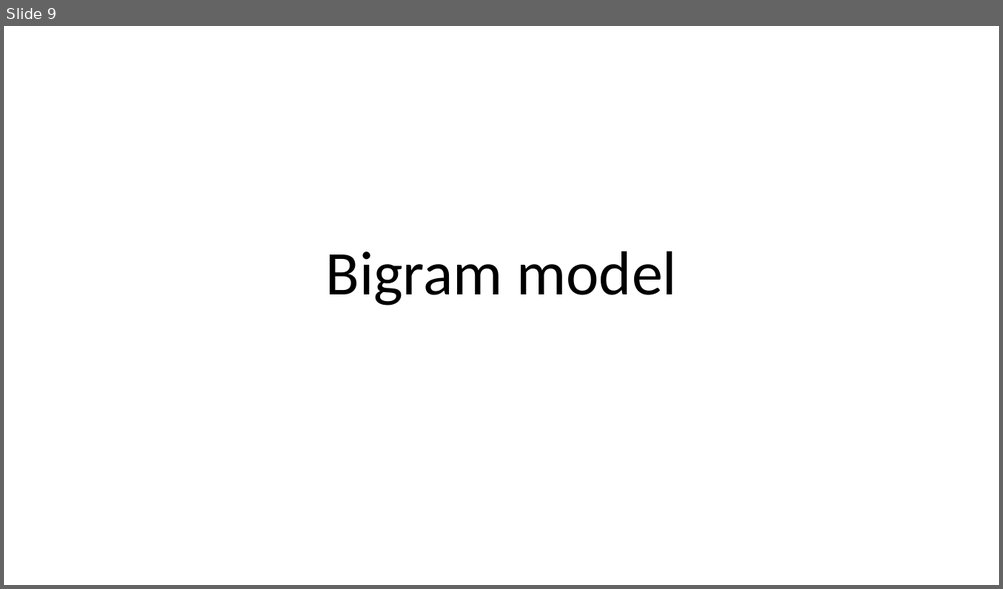
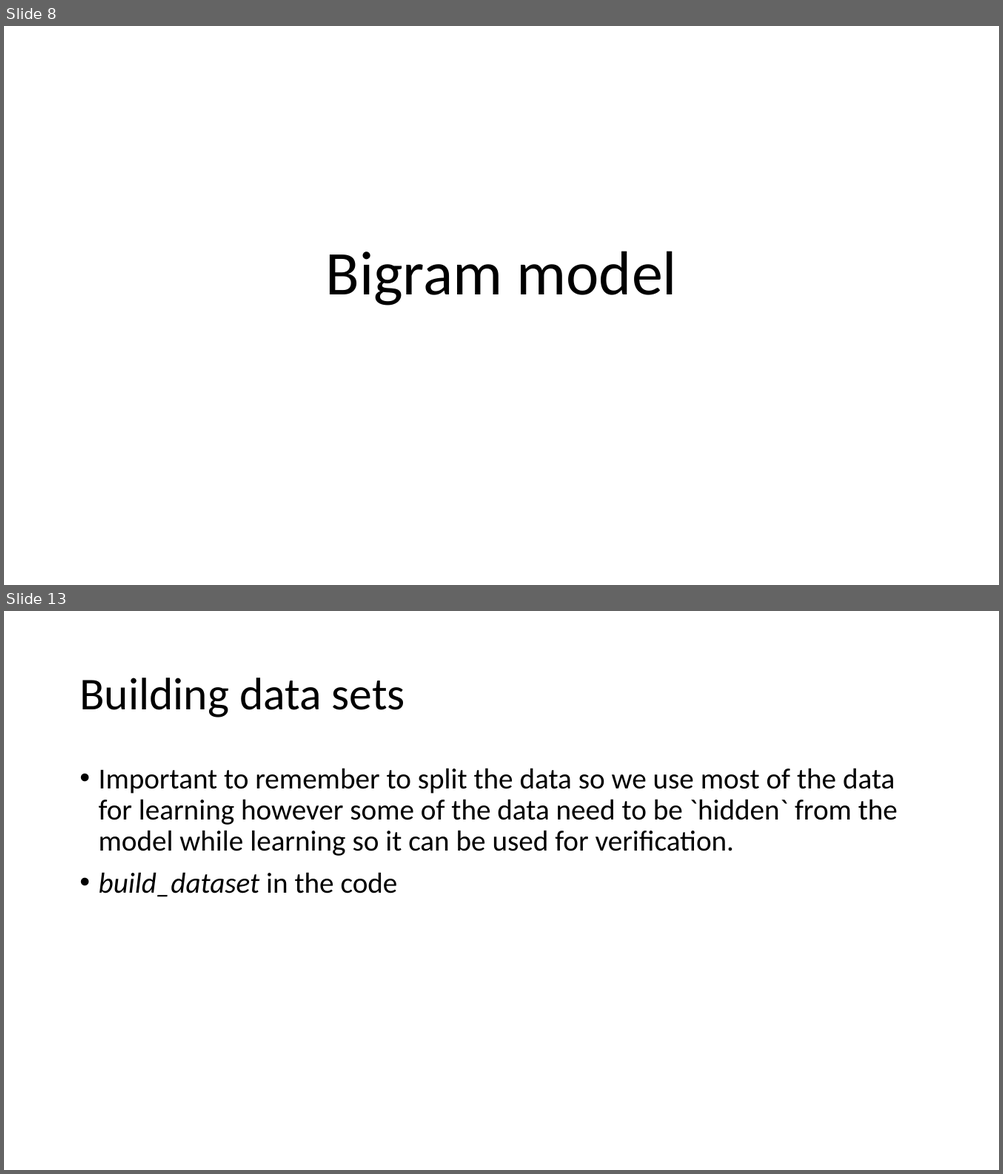
Before and after one commit to bodzio50318/genAiWorkshop, a slide deck: AiDem.pptm. Shown one above the other, each under a label of ours: slide 9 before the commit, slides 8 and 13 after it; the slides between them are not shown. The pictures are 1003x589 and 1003x1174 pixels, drawn with LibreOffice and Linux fonts; fonts in the diff are those of the drawing. Boxes give left, top, right and bottom in pixels: in the first picture for what was removed or moved away, otherwise in the second. Text is boxed around its words. In the diff, an @@ line names an element or a change of style, - is before the commit and + after.

```diff
--- a/AiDem.pptm
+++ b/AiDem.pptm
@@ slide 13 added at (4, 611, 999, 1170), background #FFFFFF @@
@@ title added at (79, 678, 405, 718), 44 pt, text #000000 @@
+Building data sets
@@ text added at (99, 768, 897, 897), 28 pt, text #000000 @@
+• Important to remember to split the data so we use most of the data for learning however some of the data need to be `hidden` from the model while learning so it can be used for verification.
+• build_dataset in the code
@@ what was slide 9 is now slide 8 @@
```
Also in this commit, not shown: 3 slides changed, 6 other slides added, 1 slide removed, 4 other files.
